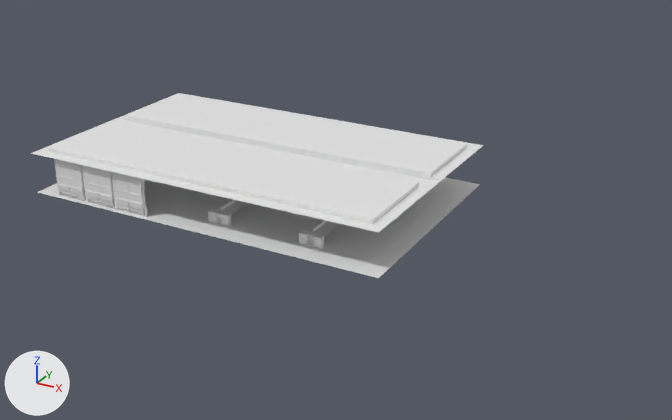
One commit to the Blender file Assets/Models/Blender/Border_Office.blend: the scene before it, then after it.
The view is the same before and after, from a 50 mm camera at (58.6, -58.2, 29.1) aimed at (26.3, 0.4, -0.2). The axes (+X, +Y, +Z) are drawn at lower left. The lights are the same throughout. The same objects are shown in both versions, whatever each file hides.

Objects in the first picture: 'Desk.004', 'Desk.005', 'Floor', 'Floor.001', 'OfficeModular', 'OfficeModular.001', 'OfficeModular.002'.
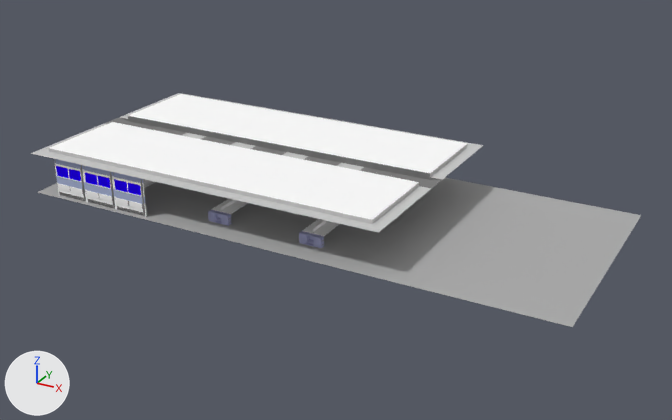
Changed parts and their boxes (x1, y1, x2, y2) in the pictures (672 x 420 px):
'Floor', recoloured, reshaped: before (38, 178, 480, 278); after (38, 178, 641, 327)
part 1 of me_plane, recoloured: (57, 183, 146, 217) in both
part 2 of me_plane, recoloured: (57, 164, 140, 196) in both
part 3 of me_plane, recoloured: (55, 163, 145, 197) in both
part 4 of me_plane, recoloured: (60, 189, 142, 212) in both
part 5 of me_plane, recoloured: (59, 181, 147, 216) in both
part 6 of me_plane, recoloured: (55, 159, 145, 196) in both
part 7 of me_plane, recoloured: (61, 192, 143, 216) in both
part 8 of me_plane, recoloured: (60, 192, 144, 216) in both
part 9 of me_plane, recoloured (grey to blue): (56, 166, 141, 195) in both
part 10 of me_plane, recoloured (grey to blue): (56, 176, 145, 204) in both
part 11 of me_plane, recoloured (grey to blue): (54, 159, 143, 183) in both
part 13 of me_plane_005, recoloured: (50, 94, 468, 220) in both
part 14 of me_plane_005, recoloured (white to grey): (104, 116, 442, 189) in both
part 15 of me_plane_005, recoloured (white to grey): (181, 133, 364, 170) in both
part 16 of me_plane_005, recoloured (white to grey): (31, 124, 431, 233) in both
part 17 of me_plane_005, recoloured (white to grey): (121, 93, 483, 179) in both
part 18 of me_cube_002, recoloured: (144, 180, 339, 236) in both
part 19 of me_cube_002, recoloured (grey to blue): (208, 210, 324, 248) in both

Edits to the bpy script that builds the scene:
```text
Add mat_base_001:
    mat_base_001 = diffuse_material('Base.001')
    mat_base_001.base_color = (1.0, 1.0, 1.0)  # white #ffffff
Add mat_desk01gray:
    mat_desk01gray = diffuse_material('Desk01Gray')
    mat_desk01gray.base_color = (0.382, 0.395, 0.615)  # blue #a6a9ce
Add mat_base:
    mat_base = diffuse_material('Base')
    mat_base.base_color = (1.0, 1.0, 1.0)  # white #ffffff
Add mat_gray2:
    mat_gray2 = diffuse_material('Gray2')
    mat_gray2.base_color = (0.22, 0.22, 0.22)  # grey #818181
Add mat_gray4:
    mat_gray4 = diffuse_material('Gray4')
    mat_gray4.base_color = (0.581, 0.581, 0.581)  # light grey #c9c9c9
Add mat_gray3:
    mat_gray3 = diffuse_material('Gray3')
    mat_gray3.base_color = (0.394, 0.453, 0.662)  # blue #a8b3d5
Add mat_blue1:
    mat_blue1 = diffuse_material('Blue1')
    mat_blue1.base_color = (0.0148, 0.0, 0.883)  # blue #2000f1
Change me_plane:
    remove me_plane.from_pydata(...)  # 346 vertices, 264 faces, 1 loose edge; spans x -1.5..0.0, y -0.3..0.35, z -0.01..3.4
    add me_plane.from_pydata(...)  # 346 vertices, 264 faces, 1 loose edge; spans x -1.5..0.0, y -0.26..0.35, z -0.01..3.4
    me_plane part 1: 18 of the faces centred in x -1.45..-1.25, y -0.3..-0.1, z 0.02..1.1 switch from no material to mat_base (white #ffffff)
    me_plane part 2: 12 of the faces centred in x -0.65..-0.02, y -0.22..-0.2, z 1.72..2.75 switch from no material to mat_base (white #ffffff)
    me_plane part 3: 10 of the faces centred in x -1.45..-1.24, y -0.22..-0.1, z 1.72..2.75 switch from no material to mat_base (white #ffffff)
    me_plane part 4: 8 of the faces centred in x -0.65..-0.03, y -0.3..-0.2, z 0.4..1.1 switch from no material to mat_base (white #ffffff)
    me_plane part 5: 73 of the faces centred in x -1.4..-1.2, y -0.2..0.15, z 0.01..1.72 switch from no material to mat_gray1 (grey #adadad)
    me_plane part 6: 12 of the faces centred in x -1.4..-1.3, y -0.09..0.25, z 2.2..3.1 switch from no material to mat_gray1 (grey #adadad)
    me_plane part 7: 7 of the faces centred in x -0.65, y -0.21..-0.01, z 0.0..0.37 switch from no material to mat_gray1 (grey #adadad)
    me_plane part 8: 15 of the faces centred in x -0.65, y -0.2..-0.03, z 0.03..0.36 switch from no material to mat_gray2 (grey #818181)
    me_plane part 9: all 11 faces centred in x -1.24..-0.06, y -0.2..-0.19, z 1.8..2.6 switch from no material to mat_blue1 (blue #2000f1)
    me_plane part 10: 4 of the faces centred in x -1.45..-0.05, y -0.2..-0.1, z 1.4 switch from no material to mat_gray3 (blue #a8b3d4)
    me_plane part 11: 4 of the faces centred in x -1.45..-0.05, y -0.1, z 3.1 switch from no material to mat_gray3 (blue #a8b3d4)
    add me_plane.materials.append(mat_pipes)  # black #1b1b1b
Change me_plane_003:
    where me_plane_003.from_pydata(...)  # 4 vertices, 1 face; spans x -2.5..28.5, y -8.5..10.5, z 0.0
    me_plane_003 part 12
    me_plane_003.vertices[1].co: (28.5, -8.5, 0.0) -> (41.6, -8.5, 0.0)  # pixel (301, 258) -> pixel (478, 303)
    me_plane_003.vertices[3].co: (28.5, 10.5, 0.0) -> (41.6, 10.5, 0.0)  # not seen -> pixel (564, 200)
    add me_plane_003.materials.append(mat_gray1)  # grey #adadad
Change me_plane_005:
    where me_plane_005.from_pydata(...)  # 196 vertices, 177 faces; spans x -2.5..28.5, y -8.6..10.6, z -3.5..0.3
    me_plane_005 part 13: all 18 faces centred in x 1.7..24.8, y -3.8..5.8, z 0.3 switch from no material to mat_base (white #ffffff)
    me_plane_005 part 14: all 47 faces centred in x -2.0..28.0, y 0.0..2.0, z -0.2..0.2 switch from no material to mat_gray2 (grey #818181)
    me_plane_005 part 15: all 64 faces centred in x 5.3..21.7, y 0.3..1.7, z -3.4..-0.3 switch from no material to mat_gray4 (light grey #c9c9c9)
    me_plane_005 part 16: all 24 faces centred in x -2.0..28.0, y -8.1..-3.8, z 0.0..0.2 switch from no material to mat_gray4 (light grey #c9c9c9)
    me_plane_005 part 17: all 24 faces centred in x -2.0..28.0, y 5.8..10.1, z 0.0..0.2 switch from no material to mat_gray4 (light grey #c9c9c9)
Change me_cube_002:
    where me_cube_002.from_pydata(...)  # 136 vertices, 105 faces; spans x 0.0..2.4, y -0.93..0.0, z 0.0..1.14
    used by ob_desk_006; location = (11.0, -4.0, 0.0); rotation_euler = (0.0, 0.0, -1.571), in degrees (0, 0, -90)
    me_cube_002 part 18: all 10 faces centred in x 1.01..1.05, y -0.9..0.0, z 0.8..1.14 switch from no material to mat_base_001 (white #ffffff)
    me_cube_002 part 19: all 35 faces centred in x 2.0..2.4, y -0.9..-0.14, z 0.0..0.8 switch from no material to mat_desk01gray (blue #a6a9ce)
    add me_cube_002.materials.append(mat_desk01metall)  # grey #949494
```
